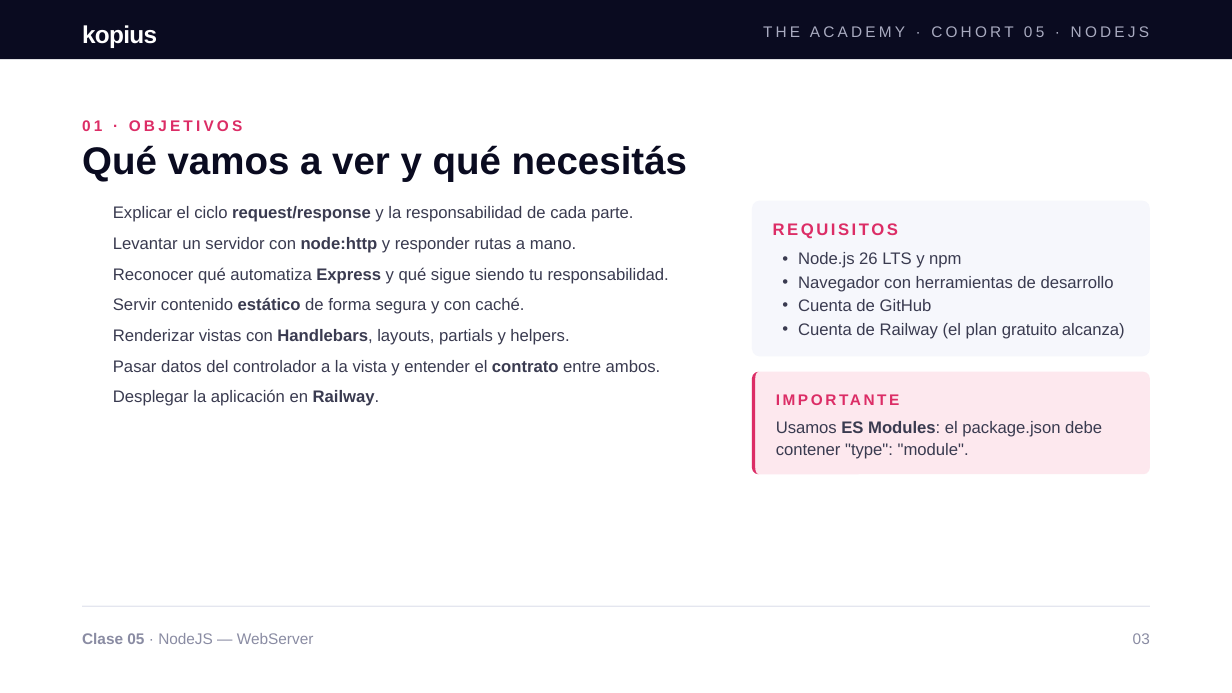
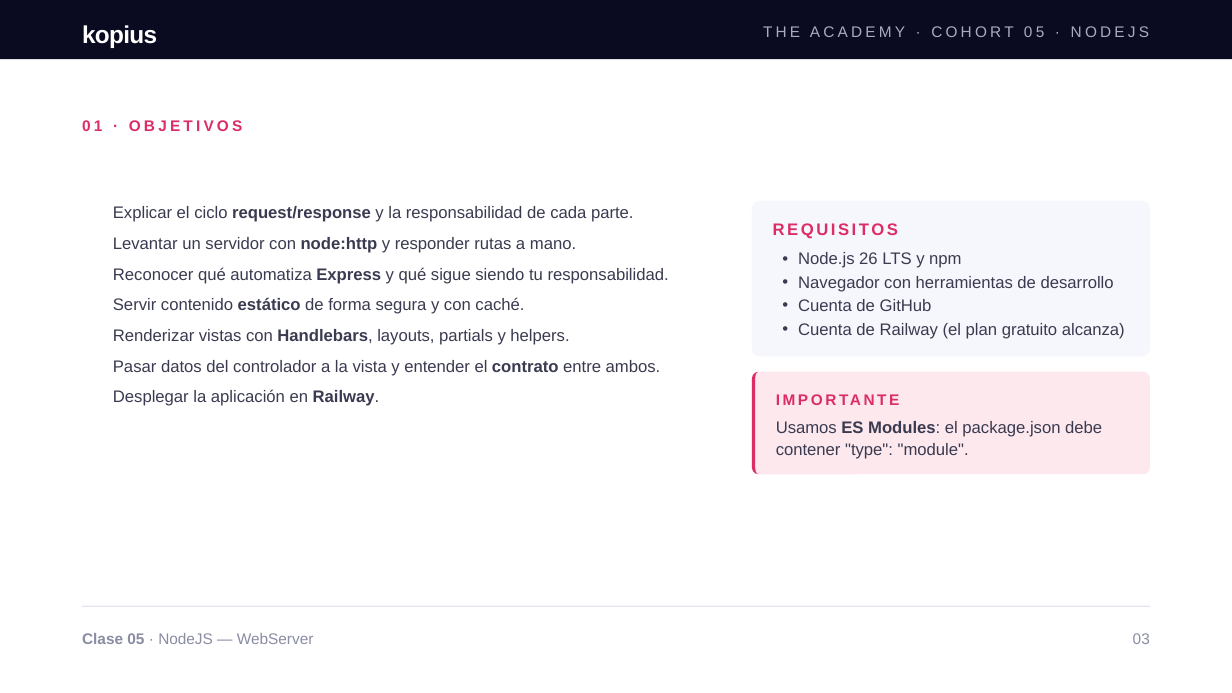
Before and after one commit to aduartekopiustech/node-fullstack-clase-05, a slide deck: slide 3 of docs/presentation/Clase_5_de_NodeJS.pptx. Drawn at 1232x693 pixels with LibreOffice and Linux fonts; fonts in the diff are those of the drawing; background and template pictures are left out. Boxes give left, top, right and bottom in pixels: in the first picture for what was removed or moved away, otherwise in the second. Text is boxed around its words. In the diff, an @@ line names an element or a change of style, - is before the commit and + after.

```diff
--- a/docs/presentation/Clase_5_de_NodeJS.pptx
+++ b/docs/presentation/Clase_5_de_NodeJS.pptx
@@ title removed at [82, 145, 687, 182] @@
-Qué vamos a ver y qué necesitás
```
Also in this commit, not shown: 27 other files.
